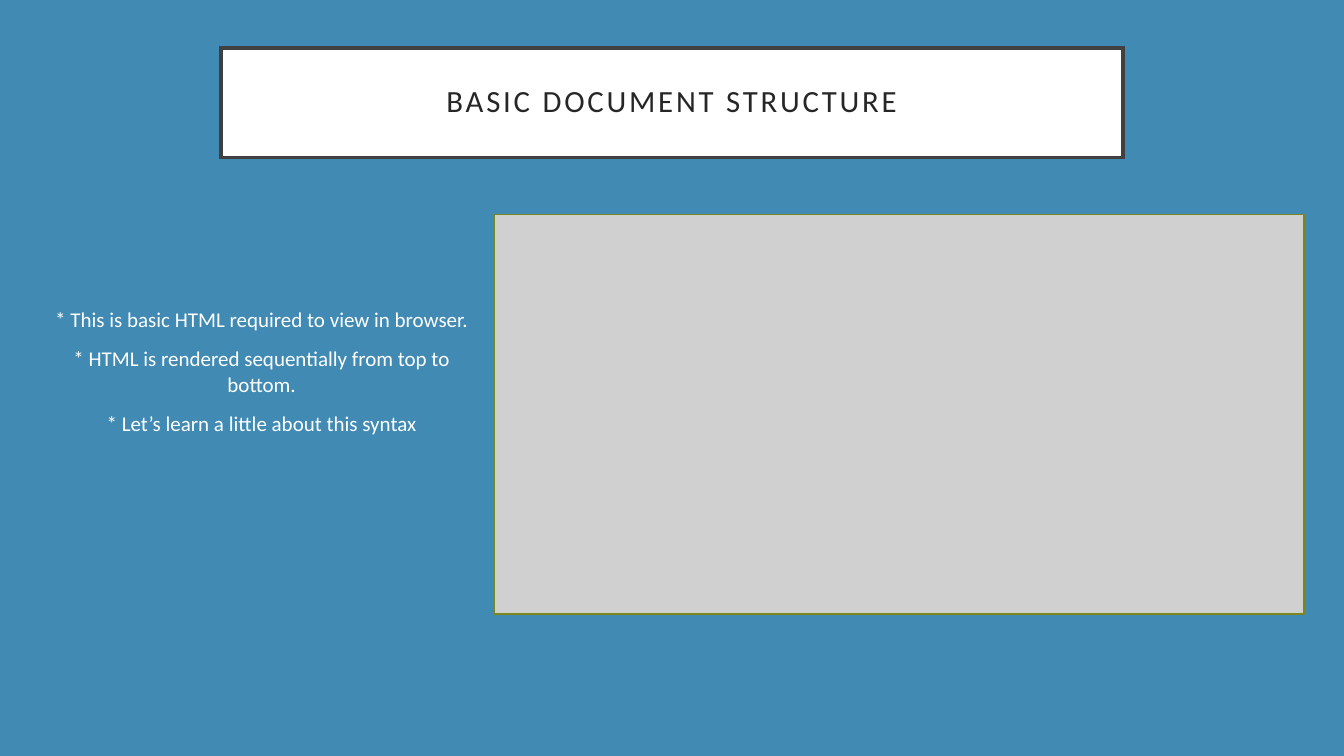
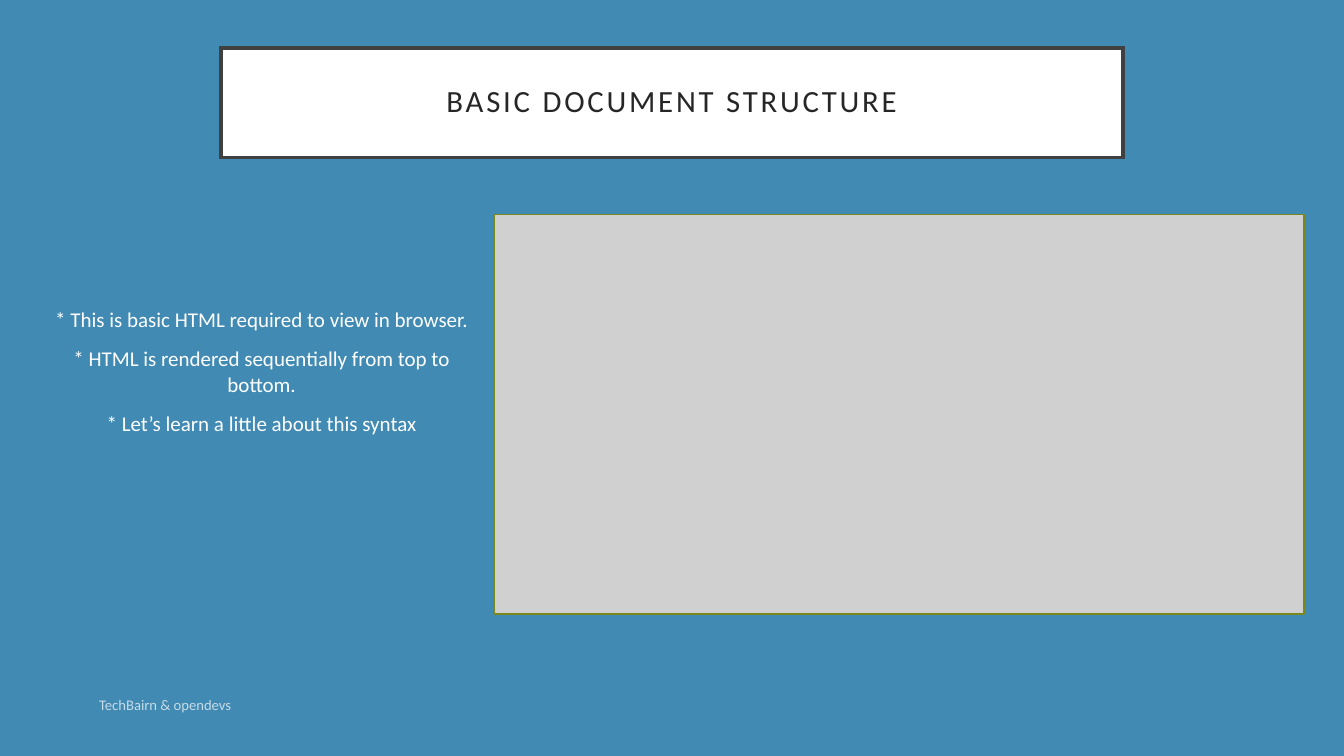
Before and after one commit to opendevs-org/webmonk, a slide deck: slide 6 of Day 1/Webmonk (day - 1).pptx. Drawn at 1344x756 pixels with LibreOffice and Linux fonts; fonts in the diff are those of the drawing; grey boxes stand for pictures. Boxes give left, top, right and bottom in pixels: in the first picture for what was removed or moved away, otherwise in the second. Text is boxed around its words. In the diff, an @@ line names an element or a change of style, - is before the commit and + after.

```diff
--- a/Day 1/Webmonk (day - 1).pptx
+++ b/Day 1/Webmonk (day - 1).pptx
@@ text added at box(99, 700, 231, 712), 10.5 pt, text #FFFFFF at 70% opacity @@
+TechBairn & opendevs
```
Also in this commit, not shown: 11 other slides changed.
